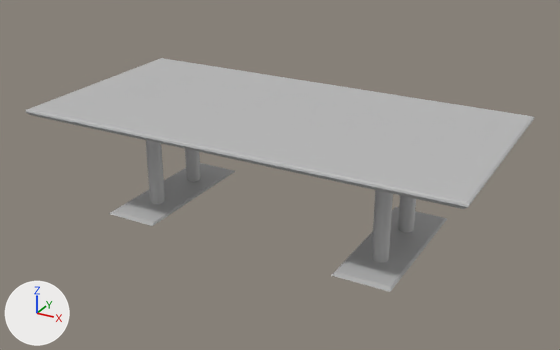
Two versions of the FBX model Assets/Models/Assets/ConfrenceTable.fbx, one commit apart.
Both versions are drawn from a 50 mm camera at (3.13, -5.64, 3.24) aimed at (0.04, -0.02, 0.43). The lights are fixed; the arrows at lower left show +X, +Y and +Z. Where no turn or scale is listed for an object, it has been applied to the vertices.

Names of what the first picture shows: 'Base_1', 'Base_2', 'Leg_1_2', 'Leg_2_1', 'Leg_2_2', 'Surface'.
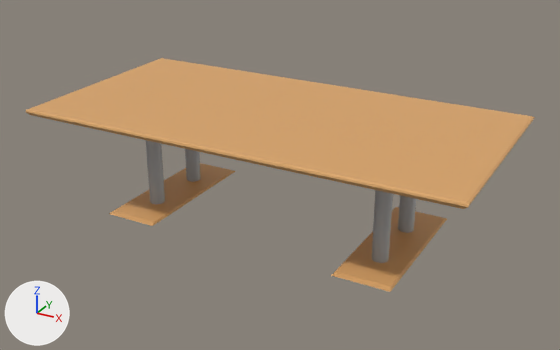
Where the change shows, as pixel boxes [x1, y1, x2, y2] in the pictures (560 x 350 px):
'Surface', recoloured (grey to orange): [26, 58, 535, 209] in both
'Base_2', recoloured: [331, 207, 447, 292] in both
'Base_1', recoloured: [109, 163, 235, 226] in both

What the commit changed:
Material 'ConfrenceTableWood' (mat_confrencetablewood) is new.
Its base color is (0.71, 0.378, 0.139) (orange #dba568).
me_mesh_005 has 8 vertices, 6 faces and spans x -0.254..0.254, y -0.716..0.716, z -0.009..0.009.
me_mesh_005 no longer uses material mat_lambert19 (grey #bcbcbc).
me_mesh_005 now uses material mat_confrencetablewood (orange #dba568).
me_mesh_001 has 8 vertices, 6 faces and spans x 2.038..2.545, y -0.716..0.716, z -0.009..0.009.
me_mesh_001 no longer uses material mat_lambert19 (grey #bcbcbc).
me_mesh_001 now uses material mat_confrencetablewood (orange #dba568).
me_mesh_008 has 24 vertices, 22 faces and spans x -2.0..2.0, y -1.0..1.0, z -0.03..0.03.
me_mesh_008 no longer uses material mat_lambert19 (grey #bcbcbc).
me_mesh_008 now uses material mat_confrencetablewood (orange #dba568).
